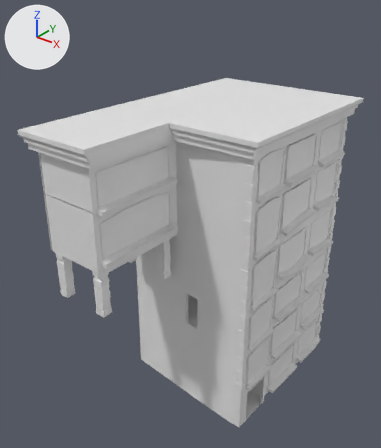
What one commit did to the FBX model Assets/Enviroment/enviroment/Main Building.fbx.
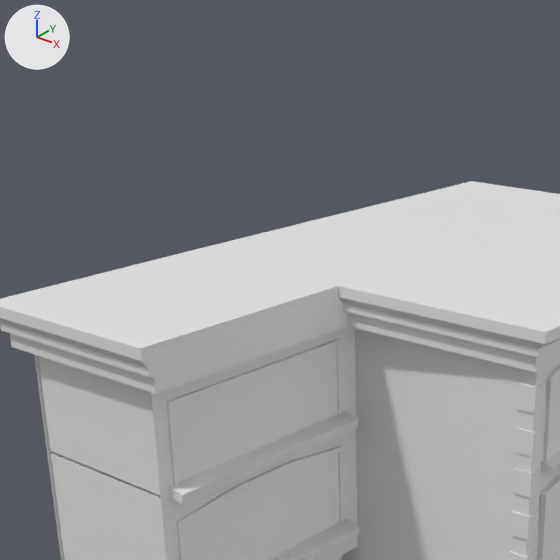
There are two pictures of each version: one whole from a 50 mm camera at (0.172, -0.779, 1.205) aimed at (-0.724, 0.341, 0.511), one close up on the part from 6% to 69% of the width and 0% to 54% of the height. Lighting does not change. The marker at upper left points along +X, +Y and +Z. Materials are left out; every surface is plain grey. Where no turn or scale is listed for an object, it has been applied to the vertices.

The first close-up shows 'Floor_5_Extra_Apartment', 'Floor_6', 'Main_Buidling_Windows', 'Main_Building_Front'.
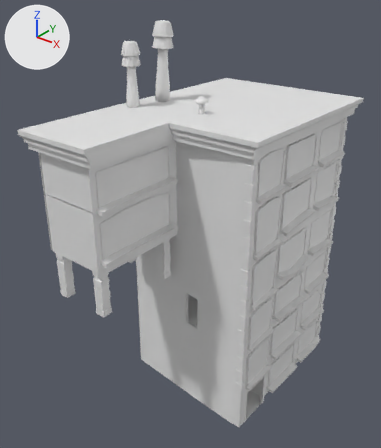
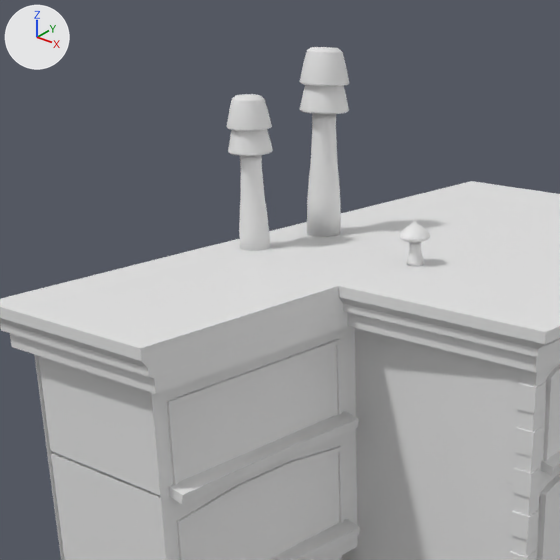
Where the newer file only moved an object's origin or applied its transform, the numbers keep the older frame.

Pixel boxes [x1, y1, x2, y2] of what changed, in the close-ups (560 x 560 px):
'Main_Building_Front', reshaped: before [0, 181, 560, 560]; after [0, 47, 560, 560]
part 1 of me_mesh_020, added: after [300, 85, 349, 114]
part 2 of me_mesh_020, added: after [300, 47, 349, 86]
part 3 of me_mesh_020, added: after [228, 129, 273, 156]
part 4 of me_mesh_020, added: after [227, 94, 272, 131]
part 5 of me_mesh_020, added: after [307, 113, 341, 237]
part 6 of me_mesh_020, added: after [239, 155, 270, 251]
part 7 of me_mesh_020, added: after [406, 242, 424, 266]
part 8 of me_mesh_020, added: after [399, 221, 430, 242]

Diff of the bpy script that builds the scene:
```diff
--- a/Assets/Enviroment/enviroment/Main Building.fbx.py
+++ b/Assets/Enviroment/enviroment/Main Building.fbx.py
@@ me_mesh_020 @@
 # used by ob_main_building_front; location = (-0.682, 0.371, 0.395)
-me_mesh_020.from_pydata(...)  # 5241 vertices, 4606 faces; spans x -0.259..0.259, y -0.436..0.436, z -0.456..0.456
+me_mesh_020.from_pydata(...)  # 6063 vertices, 5488 faces; spans x -0.259..0.259, y -0.436..0.436, z -0.456..0.678
+# me_mesh_020 part 1: a new loose piece of 122 vertices spanning x -0.226..-0.165, y 0.004..0.064, z 0.603..0.646
+# me_mesh_020 part 2: a new loose piece of 122 vertices spanning x -0.226..-0.165, y 0.005..0.066, z 0.635..0.678
+# me_mesh_020 part 3: a new loose piece of 122 vertices spanning x -0.238..-0.185, y -0.108..-0.054, z 0.568..0.604
+# me_mesh_020 part 4: a new loose piece of 122 vertices spanning x -0.238..-0.185, y -0.108..-0.054, z 0.596..0.632
+# me_mesh_020 part 5: a new loose piece of 84 vertices spanning x -0.218..-0.173, y 0.005..0.051, z 0.442..0.61
+# me_mesh_020 part 6: a new loose piece of 84 vertices spanning x -0.231..-0.192, y -0.101..-0.062, z 0.428..0.573
+# me_mesh_020 part 7: a new loose piece of 84 vertices spanning x -0.018..0.003, y -0.036..-0.015, z 0.455..0.486
+# me_mesh_020 part 8: a new loose piece of 82 vertices spanning x -0.025..0.01, y -0.045..-0.01, z 0.485..0.506
```
